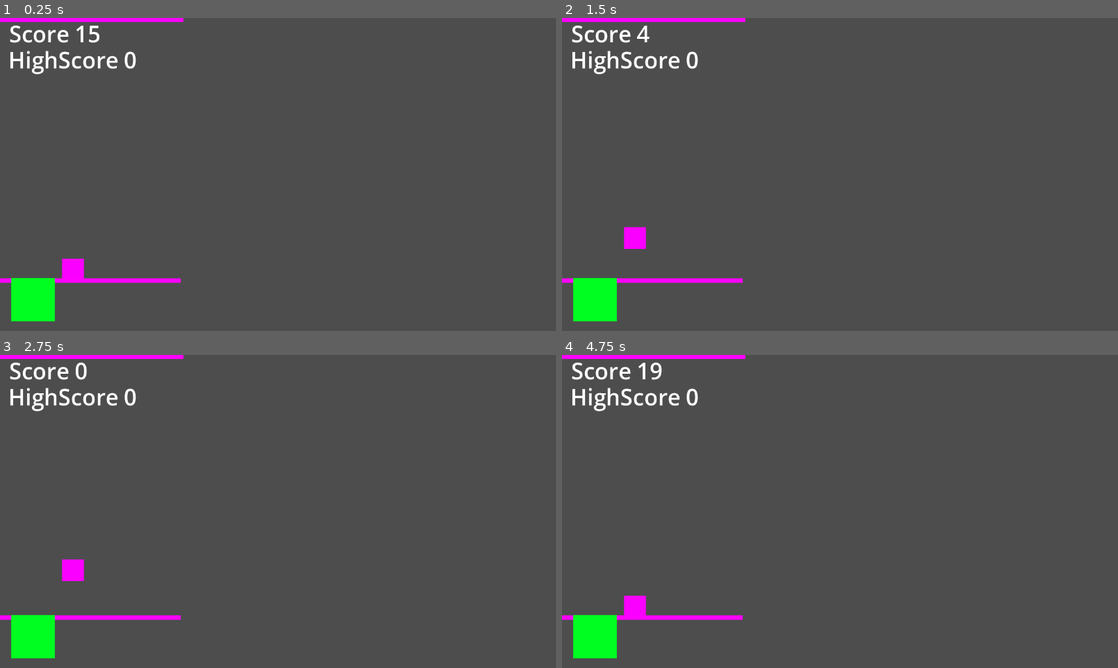
Above: before the commit, frames 1-4 (two rows, left to right).
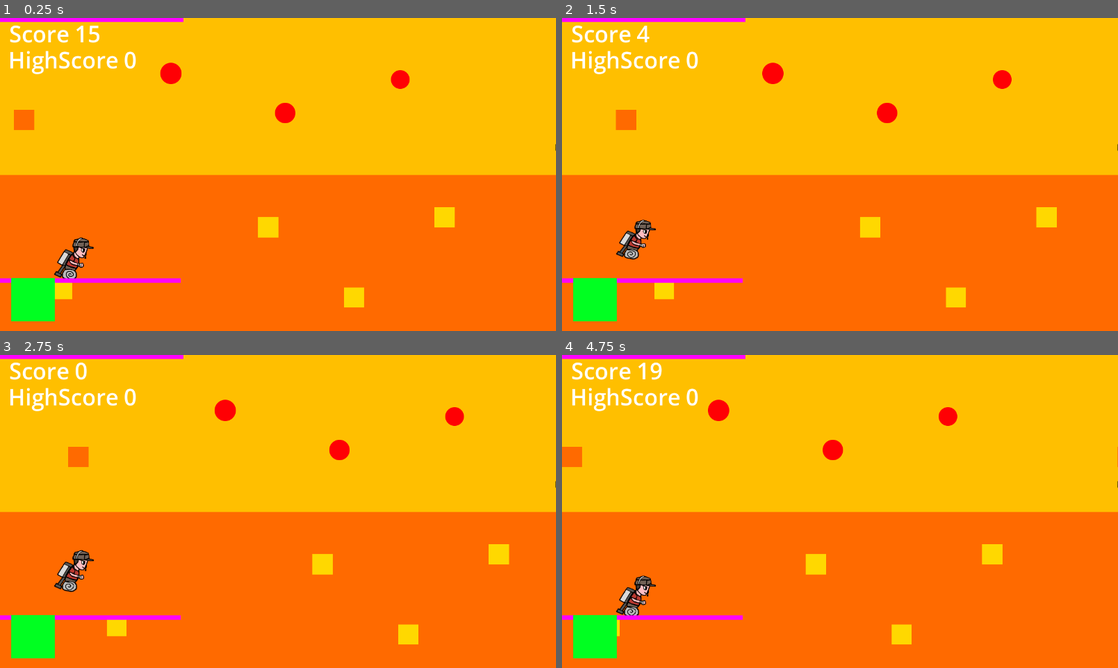
Above: after the commit, the same moments.

Repository: JeffTheCbI4/2FortSprint
Game: Godot game, scene res://scenes/game.tscn
Same seed, same stepped clock (60 frames per second), same inputs: the game is played once before the commit and once after it.
Inputs:
- Up to frame 1 (0.25 s): no input
- Up to frame 2 (1.5 s): hold R 0.53-1.28 s; tap Space at 0.77 s; tap Enter at 1.25 s; tap R at 1.35 s
- Up to frame 3 (2.75 s): tap Space at 1.52 s; hold R from 2.03 s (still down)
- Up to frame 4 (4.75 s): tap Space at 2.75, 3.02, 3.77, 4.52 s; release R at 2.78 s; tap R at 2.85, 4.35 s; hold R 3.53-4.28 s; tap Enter at 4.25 s

The runs differ from the first frame. In frame 1, 98% of the frame differs, in the area x 0-100%, y 0-100%; in frame 2, 98%; in frame 3, 98%; in frame 4, 98%.

Commit message:
Graphics and sound system

Diff:
--- /dev/null
+++ b/audio_manager.gd
@@ -0,0 +1,54 @@
+extends Node2D
+class_name AudioManager
+
+var characters_can_speak = true
+@export var audio_dict: Dictionary
+
+@export var characters_sounds: Dictionary
+
+enum Character { SNIPER, SOLDIER }
+enum CharacterSoundType { WIN, FAIL, CRY }
+
+# Called when the node enters the scene tree for the first time.
+func _ready():
+	EventBus.connect("play_character_sound", play_character_sound)
+	EventBus.connect("play_sound", play_sound)
+	EventBus.connect("play_stream", play_stream)
+	pass # Replace with function body.
+
+
+# Called every frame. 'delta' is the elapsed time since the previous frame.
+func _process(delta):
+	pass
+
+func play_character_sound(character_name:Character, type:CharacterSoundType):
+	if (characters_can_speak):
+		var stream = characters_sounds.get(Character.keys()[character_name]).get(CharacterSoundType.keys()[type])
+		characters_can_speak = false
+		get_node("CharacterAudioCooldown").start()
+		play_stream(stream)
+	pass
+
+func play_sound(name):
+	var stream = audio_dict.get(name)
+	for i in range(1,6):
+		var player = get_node(str("Player",i))
+		if (player && !player.playing):
+			player.stream = stream
+			player.play()
+			break
+	pass
+
+func play_stream(stream):
+	for i in range(1,6):
+		var player = get_node(str("Player",i))
+		if (player && !player.playing):
+			player.stream = stream
+			player.play()
+			break
+	pass
+
+
+func _on_character_audio_cooldown_timeout():
+	characters_can_speak = true
+	pass # Replace with function body.
--- /dev/null
+++ b/audio_manager.tscn
@@ -0,0 +1,76 @@
+[gd_scene load_steps=17 format=3 uid="uid://ck6cotaesxa8x"]
+
+[ext_resource type="Script" path="res://audio_manager.gd" id="1_5dyp1"]
+[ext_resource type="AudioStream" uid="uid://ct7xrv1taii2v" path="res://audio/sniper/sniper_ahh_piss.mp3" id="1_75xlu"]
+[ext_resource type="AudioStream" uid="uid://dwiarv0j21wdc" path="res://audio/sniper/sniper_autodejectedtie03.mp3" id="2_hyaur"]
+[ext_resource type="AudioStream" uid="uid://cdd3kgganwiw7" path="res://audio/sniper/sniper_spit.mp3" id="4_3y4sf"]
+[ext_resource type="AudioStream" uid="uid://myi2wskmfpxj" path="res://audio/sniper/sniper_laughevil03.mp3" id="5_0gvn0"]
+[ext_resource type="AudioStream" uid="uid://cxkgnfi5o41yv" path="res://audio/sniper/sniper_laughlong01.mp3" id="6_jmam2"]
+[ext_resource type="AudioStream" uid="uid://xov17fe8m82g" path="res://audio/sniper/sniper_laughlong02.mp3" id="7_iig1d"]
+[ext_resource type="AudioStream" uid="uid://c7w27hmekg7qf" path="res://audio/sniper/sniper_standing_still.mp3" id="8_5oaq1"]
+[ext_resource type="AudioStream" uid="uid://cfo2c1tw8jvf3" path="res://audio/soldier/soldier_if_you_know.wav" id="9_3vock"]
+[ext_resource type="AudioStream" uid="uid://besvgcy4kduq6" path="res://audio/soldier/soldier_screaming_eagles.mp3" id="10_631ty"]
+[ext_resource type="AudioStream" uid="uid://bkqfj1bb5iugo" path="res://audio/soldier/soldier_battlecry01.mp3" id="11_knvxs"]
+
+[sub_resource type="AudioStreamRandomizer" id="AudioStreamRandomizer_7x313"]
+streams_count = 2
+stream_0/stream = ExtResource("1_75xlu")
+stream_0/weight = 1.0
+stream_1/stream = ExtResource("2_hyaur")
+stream_1/weight = 1.0
+
+[sub_resource type="AudioStreamRandomizer" id="AudioStreamRandomizer_5vcuy"]
+streams_count = 5
+stream_0/stream = ExtResource("5_0gvn0")
+stream_0/weight = 1.0
+stream_1/stream = ExtResource("6_jmam2")
+stream_1/weight = 1.0
+stream_2/stream = ExtResource("7_iig1d")
+stream_2/weight = 1.0
+stream_3/stream = ExtResource("4_3y4sf")
+stream_3/weight = 1.0
+stream_4/stream = ExtResource("8_5oaq1")
+stream_4/weight = 1.0
+
+[sub_resource type="AudioStreamRandomizer" id="AudioStreamRandomizer_r4btf"]
+
+[sub_resource type="AudioStreamRandomizer" id="AudioStreamRandomizer_s6dxu"]
+
+[sub_resource type="AudioStreamRandomizer" id="AudioStreamRandomizer_o3r2h"]
+streams_count = 3
+stream_0/stream = ExtResource("9_3vock")
+stream_0/weight = 1.0
+stream_1/stream = ExtResource("10_631ty")
+stream_1/weight = 1.0
+stream_2/stream = ExtResource("11_knvxs")
+stream_2/weight = 1.0
+
+[node name="AudioManager" type="Node2D"]
+script = ExtResource("1_5dyp1")
+characters_sounds = {
+"SNIPER": {
+"FAIL": SubResource("AudioStreamRandomizer_7x313"),
+"WIN": SubResource("AudioStreamRandomizer_5vcuy")
+},
+"SOLDIER": {
+"CRY": SubResource("AudioStreamRandomizer_o3r2h"),
+"FAIL": SubResource("AudioStreamRandomizer_r4btf"),
+"WIN": SubResource("AudioStreamRandomizer_s6dxu")
+}
+}
+
+[node name="Player1" type="AudioStreamPlayer2D" parent="."]
+
+[node name="Player2" type="AudioStreamPlayer2D" parent="."]
+
+[node name="Player3" type="AudioStreamPlayer2D" parent="."]
+
+[node name="Player4" type="AudioStreamPlayer2D" parent="."]
+
+[node name="Player5" type="AudioStreamPlayer2D" parent="."]
+
+[node name="CharacterAudioCooldown" type="Timer" parent="."]
+wait_time = 5.0
+one_shot = true
+
+[connection signal="timeout" from="CharacterAudioCooldown" to="." method="_on_character_audio_cooldown_timeout"]
--- a/event_bus.gd
+++ b/event_bus.gd
@@ -3,6 +3,9 @@
 signal player_died
 signal set_game_scene(scene_name)
 signal player_lost_life(current_life)
+signal play_character_sound(character_name,)
+signal play_sound(sound_name)
+signal play_stream(stream)
 
 # Called when the node enters the scene tree for the first time.
 func _ready():
--- a/scenes/ObstacleGenerator.gd
+++ b/scenes/ObstacleGenerator.gd
@@ -13,9 +13,6 @@
 # Called every frame. 'delta' is the elapsed time since the previous frame.
 func _process(delta):
 	_progress()
-	var randomNum = randi_range(0,100)
-	if (randomNum > 99):
-		_generate_obstacle()
 	pass
 
 func _get_current_path_position():
@@ -46,3 +43,8 @@
 func _on_sniper_cooldown_timeout():
 	sniperAllowed = true
 	pass # Replace with function body.
+
+
+func _on_generation_timer_timeout():
+	_generate_obstacle()
+	pass # Replace with function body.
--- a/scenes/Player.gd
+++ b/scenes/Player.gd
@@ -22,6 +22,7 @@
 # Called when the node enters the scene tree for the first time.
 func _ready():
 	Global.player = self
+	get_node("AnimatedSprite2D").play()
 	pass # Replace with function body.
 
 
--- a/scenes/Player.tscn
+++ b/scenes/Player.tscn
@@ -1,19 +1,51 @@
-[gd_scene load_steps=7 format=3 uid="uid://bemh7hd2chnlj"]
+[gd_scene load_steps=17 format=3 uid="uid://bemh7hd2chnlj"]
 
 [ext_resource type="Script" path="res://scenes/Player.gd" id="1_x4ny1"]
-[ext_resource type="Texture2D" uid="uid://dj7dlv0bs1m0x" path="res://art/PlayerAlive.png" id="2_0ami0"]
 [ext_resource type="Texture2D" uid="uid://r0m2pv5s1grs" path="res://art/PlayerDead.png" id="3_4pfsv"]
+[ext_resource type="Texture2D" uid="uid://dvicirvcemeu" path="res://art/scout.png" id="3_cd737"]
+
+[sub_resource type="AtlasTexture" id="AtlasTexture_yabf2"]
+atlas = ExtResource("3_cd737")
+region = Rect2(0, 0, 200, 200)
+
+[sub_resource type="AtlasTexture" id="AtlasTexture_tgdgj"]
+atlas = ExtResource("3_cd737")
+region = Rect2(200, 0, 200, 200)
+
+[sub_resource type="AtlasTexture" id="AtlasTexture_u3m78"]
+atlas = ExtResource("3_cd737")
+region = Rect2(400, 0, 200, 200)
+
+[sub_resource type="AtlasTexture" id="AtlasTexture_nrfrm"]
+atlas = ExtResource("3_cd737")
+region = Rect2(600, 0, 200, 200)
+
+[sub_resource type="AtlasTexture" id="AtlasTexture_3t7t3"]
+atlas = ExtResource("3_cd737")
+region = Rect2(800, 0, 200, 200)
+
+[sub_resource type="AtlasTexture" id="AtlasTexture_6l63s"]
+atlas = ExtResource("3_cd737")
+region = Rect2(1000, 0, 200, 200)
+
+[sub_resource type="AtlasTexture" id="AtlasTexture_vrsv5"]
+atlas = ExtResource("3_cd737")
+region = Rect2(1200, 0, 200, 200)
+
+[sub_resource type="AtlasTexture" id="AtlasTexture_8vpkv"]
+atlas = ExtResource("3_cd737")
+region = Rect2(1400, 0, 200, 200)
+
+[sub_resource type="AtlasTexture" id="AtlasTexture_nf5fv"]
+atlas = ExtResource("3_cd737")
+region = Rect2(1600, 0, 200, 200)
+
+[sub_resource type="AtlasTexture" id="AtlasTexture_cc3n5"]
+atlas = ExtResource("3_cd737")
+region = Rect2(1800, 0, 200, 200)
 
 [sub_resource type="SpriteFrames" id="SpriteFrames_y6gg0"]
 animations = [{
-"frames": [{
-"duration": 1.0,
-"texture": ExtResource("2_0ami0")
-}],
-"loop": true,
-"name": &"alive",
-"speed": 5.0
-}, {
 "frames": [{
 "duration": 1.0,
 "texture": ExtResource("3_4pfsv")
@@ -21,13 +53,48 @@
 "loop": true,
 "name": &"dead",
 "speed": 5.0
+}, {
+"frames": [{
+"duration": 1.0,
+"texture": SubResource("AtlasTexture_yabf2")
+}, {
+"duration": 1.0,
+"texture": SubResource("AtlasTexture_tgdgj")
+}, {
+"duration": 1.0,
+"texture": SubResource("AtlasTexture_u3m78")
+}, {
+"duration": 1.0,
+"texture": SubResource("AtlasTexture_nrfrm")
+}, {
+"duration": 1.0,
+"texture": SubResource("AtlasTexture_3t7t3")
+}, {
+"duration": 1.0,
+"texture": SubResource("AtlasTexture_6l63s")
+}, {
+"duration": 1.0,
+"texture": SubResource("AtlasTexture_vrsv5")
+}, {
+"duration": 1.0,
+"texture": SubResource("AtlasTexture_8vpkv")
+}, {
+"duration": 1.0,
+"texture": SubResource("AtlasTexture_nf5fv")
+}, {
+"duration": 1.0,
+"texture": SubResource("AtlasTexture_cc3n5")
+}],
+"loop": true,
+"name": &"running",
+"speed": 30.0
 }]
 
 [sub_resource type="RectangleShape2D" id="RectangleShape2D_q24j0"]
-size = Vector2(100, 100)
+size = Vector2(124, 196)
 
 [sub_resource type="RectangleShape2D" id="RectangleShape2D_mypb7"]
-size = Vector2(100, 100)
+size = Vector2(76.0259, 212.884)
 
 [node name="Player" type="CharacterBody2D"]
 scale = Vector2(0.5, 0.5)
@@ -43,15 +110,20 @@
 
 [node name="AnimatedSprite2D" type="AnimatedSprite2D" parent="."]
 sprite_frames = SubResource("SpriteFrames_y6gg0")
-animation = &"alive"
+animation = &"running"
+frame = 1
+frame_progress = 0.80408
 
-[node name="CollisionShape2D" type="CollisionShape2D" parent="."]
+[node name="PhysicsShape" type="CollisionShape2D" parent="."]
+position = Vector2(10, 2)
 shape = SubResource("RectangleShape2D_q24j0")
 
 [node name="Area2D" type="Area2D" parent="."]
 collision_mask = 2
 
-[node name="CollisionShape2D" type="CollisionShape2D" parent="Area2D"]
+[node name="Hitbox" type="CollisionShape2D" parent="Area2D"]
+position = Vector2(4.79935, 1.38887)
+rotation = 0.460555
 shape = SubResource("RectangleShape2D_mypb7")
 
 [node name="BulletsCooldown" type="Timer" parent="."]
--- a/scenes/Sniper.gd
+++ b/scenes/Sniper.gd
@@ -10,7 +10,7 @@
 # Called when the node enters the scene tree for the first time.
 func _ready():
 	var target = Global.player
-	print(target)
+	get_node("ReadySound").play()
 	pass # Replace with function body.
 
 
@@ -47,10 +47,12 @@
 
 func _on_shooting_timer_timeout():
 	var ray:RayCast2D = get_node("RayCast2D")
-	print(ray.is_colliding())
-	print(ray.get_collider())
-	print(ray.get_collider())
+	EventBus.emit_signal("play_stream", preload("res://audio/sniper/sniper_shoot.wav"))
 	if (ray.is_colliding() && ray.get_collider() && ray.get_collider().owner is Player):
 		target.lose_life()
+		if (target.current_state == Player.State.DEAD):
+			EventBus.emit_signal("play_character_sound", AudioManager.Character.SNIPER, AudioManager.CharacterSoundType.WIN)
+	else:
+		EventBus.emit_signal("play_character_sound", AudioManager.Character.SNIPER, AudioManager.CharacterSoundType.FAIL)
 	queue_free()
 	pass # Replace with function body.
--- /dev/null
+++ b/scenes/background.gd
@@ -0,0 +1,22 @@
+extends Node2D
+
+signal background_entered_screen(background)
+
+# Called when the node enters the scene tree for the first time.
+func _ready():
+	pass # Replace with function body.
+
+
+# Called every frame. 'delta' is the elapsed time since the previous frame.
+func _process(delta):
+	pass
+
+
+func _on_visible_on_screen_notifier_2d_screen_exited():
+	queue_free()
+	pass # Replace with function body.
+
+
+func _on_visible_on_screen_notifier_2d_screen_entered():
+	emit_signal("background_entered_screen", self)
+	pass # Replace with function body.
--- /dev/null
+++ b/scenes/background.tscn
@@ -0,0 +1,17 @@
+[gd_scene load_steps=3 format=3 uid="uid://u8yytckds2ub"]
+
+[ext_resource type="Script" path="res://scenes/background.gd" id="1_0bx4w"]
+[ext_resource type="Texture2D" uid="uid://dpyqb6ulw7jry" path="res://art/Background.png" id="1_6w23x"]
+
+[node name="Background" type="Node2D"]
+position = Vector2(640, 360)
+script = ExtResource("1_0bx4w")
+
+[node name="Sprite2D" type="Sprite2D" parent="."]
+texture = ExtResource("1_6w23x")
+
+[node name="VisibleOnScreenNotifier2D" type="VisibleOnScreenNotifier2D" parent="."]
+rect = Rect2(-650, -370, 1300, 740)
+
+[connection signal="screen_entered" from="VisibleOnScreenNotifier2D" to="." method="_on_visible_on_screen_notifier_2d_screen_entered"]
+[connection signal="screen_exited" from="VisibleOnScreenNotifier2D" to="." method="_on_visible_on_screen_notifier_2d_screen_exited"]
--- /dev/null
+++ b/scenes/background_generator.gd
@@ -0,0 +1,25 @@
+extends Node2D
+
+@export var background_speed: float
+@export var is_running: bool
+
+# Called when the node enters the scene tree for the first time.
+func _ready():
+	pass # Replace with function body.
+
+
+# Called every frame. 'delta' is the elapsed time since the previous frame.
+func _process(delta):
+	if (is_running):
+		for child in get_children():
+			child.global_position += Vector2(-1, 0) * background_speed * delta
+	pass
+
+
+func _on_background_entered_screen(background):
+	var new_background = preload("res://scenes/background.tscn").instantiate()
+	new_background.connect("background_entered_screen", _on_background_entered_screen)
+	add_child(new_background)
+	new_background.global_position = background.global_position + Vector2(1280, 0)
+
+	pass # Replace with function body.
--- /dev/null
+++ b/scenes/background_generator.tscn
@@ -0,0 +1,15 @@
+[gd_scene load_steps=3 format=3 uid="uid://dqyu7e6230kep"]
+
+[ext_resource type="Script" path="res://scenes/background_generator.gd" id="1_ae5o1"]
+[ext_resource type="PackedScene" uid="uid://u8yytckds2ub" path="res://scenes/background.tscn" id="1_owdfl"]
+
+[node name="BackgroundGenerator" type="Node2D"]
+position = Vector2(1920, 360)
+script = ExtResource("1_ae5o1")
+background_speed = 500.0
+is_running = true
+
+[node name="Background" parent="." instance=ExtResource("1_owdfl")]
+position = Vector2(-1280, 0)
+
+[connection signal="background_entered_screen" from="Background" to="." method="_on_background_entered_screen"]
--- a/scenes/bullet.tscn
+++ b/scenes/bullet.tscn
@@ -9,7 +9,7 @@
 [node name="Bullet" type="Area2D"]
 scale = Vector2(3, 3)
 collision_layer = 4
-collision_mask = 3
+collision_mask = 2
 script = ExtResource("1_d7jpj")
 speed = 500.0
 
--- a/scenes/obstacle_generator.tscn
+++ b/scenes/obstacle_generator.tscn
@@ -28,4 +28,9 @@
 wait_time = 10.0
 one_shot = true
 
+[node name="GenerationTimer" type="Timer" parent="."]
+wait_time = 2.0
+autostart = true
+
 [connection signal="timeout" from="SniperCooldown" to="." method="_on_sniper_cooldown_timeout"]
+[connection signal="timeout" from="GenerationTimer" to="." method="_on_generation_timer_timeout"]
--- a/scenes/obstacles/AimingObstacle.gd
+++ b/scenes/obstacles/AimingObstacle.gd
@@ -10,6 +10,7 @@
 # Called when the node enters the scene tree for the first time.
 func _ready():
 	target = Global.player
+	EventBus.emit_signal("play_stream", preload("res://audio/soldier/rocket_blackbox_shoot.wav"))
 	pass # Replace with function body.
 
 
--- a/scenes/obstacles/aiming_obstacle.tscn
+++ b/scenes/obstacles/aiming_obstacle.tscn
@@ -1,12 +1,47 @@
-[gd_scene load_steps=4 format=3 uid="uid://b8esc713idmvi"]
+[gd_scene load_steps=10 format=3 uid="uid://b8esc713idmvi"]
 
 [ext_resource type="Script" path="res://scenes/obstacles/AimingObstacle.gd" id="1_dt2py"]
+[ext_resource type="Texture2D" uid="uid://bhs5usfomqdix" path="res://art/rocket.png" id="2_736bg"]
+[ext_resource type="AudioStream" uid="uid://b6vlyqydxn3gf" path="res://audio/soldier/rocket_blackbox_shoot.wav" id="3_bwoyn"]
 
 [sub_resource type="RectangleShape2D" id="RectangleShape2D_xha14"]
-size = Vector2(60, 20)
+size = Vector2(120, 30)
 
-[sub_resource type="PlaceholderTexture2D" id="PlaceholderTexture2D_kngac"]
-size = Vector2(60, 20)
+[sub_resource type="AtlasTexture" id="AtlasTexture_1h63w"]
+atlas = ExtResource("2_736bg")
+region = Rect2(0, 0, 120, 40)
+
+[sub_resource type="AtlasTexture" id="AtlasTexture_v6bk8"]
+atlas = ExtResource("2_736bg")
+region = Rect2(120, 0, 120, 40)
+
+[sub_resource type="AtlasTexture" id="AtlasTexture_i2n23"]
+atlas = ExtResource("2_736bg")
+region = Rect2(240, 0, 120, 40)
+
+[sub_resource type="AtlasTexture" id="AtlasTexture_cgfvp"]
+atlas = ExtResource("2_736bg")
+region = Rect2(360, 0, 120, 40)
+
+[sub_resource type="SpriteFrames" id="SpriteFrames_2evn3"]
+animations = [{
+"frames": [{
+"duration": 1.0,
+"texture": SubResource("AtlasTexture_1h63w")
+}, {
+"duration": 1.0,
+"texture": SubResource("AtlasTexture_v6bk8")
+}, {
+"duration": 1.0,
+"texture": SubResource("AtlasTexture_i2n23")
+}, {
+"duration": 1.0,
+"texture": SubResource("AtlasTexture_cgfvp")
+}],
+"loop": true,
+"name": &"default",
+"speed": 30.0
+}]
 
 [node name="AimingObstacle" type="Area2D"]
 collision_layer = 2
@@ -19,11 +54,16 @@
 [node name="CollisionShape2D" type="CollisionShape2D" parent="."]
 shape = SubResource("RectangleShape2D_xha14")
 
-[node name="Sprite2D" type="Sprite2D" parent="."]
-texture = SubResource("PlaceholderTexture2D_kngac")
+[node name="Sprite2D" type="AnimatedSprite2D" parent="."]
+sprite_frames = SubResource("SpriteFrames_2evn3")
+frame = 2
+frame_progress = 0.460313
 
 [node name="VisibleOnScreenNotifier2D" type="VisibleOnScreenNotifier2D" parent="."]
-rect = Rect2(-30, -10, 60, 20)
+rect = Rect2(-60, -15, 120, 30)
+
+[node name="FireSound" type="AudioStreamPlayer2D" parent="."]
+stream = ExtResource("3_bwoyn")
 
 [connection signal="area_entered" from="." to="." method="_on_area_entered"]
 [connection signal="body_entered" from="." to="." method="_on_body_entered"]
--- a/scenes/obstacles/moving_obstacle.tscn
+++ b/scenes/obstacles/moving_obstacle.tscn
@@ -19,7 +19,7 @@
 curve = SubResource("Curve2D_ue44o")
 script = ExtResource("1_xyiqs")
 progress_speed = 400.0
-moving_speed = 400.0
+moving_speed = 500.0
 
 [node name="PathFollow2D" type="PathFollow2D" parent="."]
 rotation = 1.5708
--- a/scenes/playground.tscn
+++ b/scenes/playground.tscn
@@ -1,15 +1,19 @@
-[gd_scene load_steps=7 format=3 uid="uid://dp7hykj2x0s6y"]
+[gd_scene load_steps=9 format=3 uid="uid://dp7hykj2x0s6y"]
 
 [ext_resource type="Script" path="res://scenes/playground.gd" id="1_2nymt"]
 [ext_resource type="PackedScene" uid="uid://bemh7hd2chnlj" path="res://scenes/Player.tscn" id="1_qv6v6"]
+[ext_resource type="PackedScene" uid="uid://dqyu7e6230kep" path="res://scenes/background_generator.tscn" id="2_0p2cx"]
 [ext_resource type="PackedScene" uid="uid://t3hqd341ct5" path="res://scenes/obstacle_generator.tscn" id="2_08xgw"]
 [ext_resource type="PackedScene" uid="uid://b8esc713idmvi" path="res://scenes/obstacles/aiming_obstacle.tscn" id="2_k4d5x"]
 [ext_resource type="PackedScene" uid="uid://df68vq3gn825x" path="res://scenes/floor.tscn" id="3_22sj6"]
 [ext_resource type="PackedScene" uid="uid://b14pld32g3be" path="res://scenes/game_interface.tscn" id="3_nljyv"]
+[ext_resource type="PackedScene" uid="uid://ck6cotaesxa8x" path="res://audio_manager.tscn" id="8_ihwcr"]
 
 [node name="Playground" type="Node"]
 script = ExtResource("1_2nymt")
 is_incrementing_score = true
+
+[node name="BackgroundGenerator" parent="." instance=ExtResource("2_0p2cx")]
 
 [node name="Player" parent="." instance=ExtResource("1_qv6v6")]
 position = Vector2(168, 495)
@@ -23,11 +27,11 @@
 position = Vector2(1339, 298)
 angular_speed = 0.02
 
+[node name="ObstacleGenerator" parent="." instance=ExtResource("2_08xgw")]
+position = Vector2(1381, 71)
+
 [node name="Floor" parent="." instance=ExtResource("3_22sj6")]
 position = Vector2(166, 604)
-
-[node name="ObstacleGenerator" parent="." instance=ExtResource("2_08xgw")]
-position = Vector2(1381, 71)
 
 [node name="GameInterface" parent="." instance=ExtResource("3_nljyv")]
 
@@ -35,4 +39,7 @@
 position = Vector2(172, 4)
 rotation = 3.14159
 
+[node name="AudioManager" parent="." instance=ExtResource("8_ihwcr")]
+position = Vector2(1381, 355)
+
 [connection signal="player_died" from="Player" to="." method="_on_player_player_died"]
--- a/scenes/sniper.tscn
+++ b/scenes/sniper.tscn
@@ -1,6 +1,15 @@
-[gd_scene load_steps=2 format=3 uid="uid://byqkcy3lapy3u"]
+[gd_scene load_steps=5 format=3 uid="uid://byqkcy3lapy3u"]
 
 [ext_resource type="Script" path="res://scenes/Sniper.gd" id="1_cb0ux"]
+[ext_resource type="AudioStream" uid="uid://hiw3y1n3o76g" path="res://audio/sniper/sniper_steady.mp3" id="2_x245n"]
+[ext_resource type="AudioStream" uid="uid://jcr4msui6i8n" path="res://audio/sniper/sniper_steady2.mp3" id="3_naqev"]
+
+[sub_resource type="AudioStreamRandomizer" id="AudioStreamRandomizer_quk04"]
+streams_count = 2
+stream_0/stream = ExtResource("2_x245n")
+stream_0/weight = 1.0
+stream_1/stream = ExtResource("3_naqev")
+stream_1/weight = 1.0
 
 [node name="Sniper" type="Node2D"]
 rotation = 1.5708
@@ -21,4 +30,7 @@
 [node name="ShootingTimer" type="Timer" parent="."]
 one_shot = true
 
+[node name="ReadySound" type="AudioStreamPlayer2D" parent="."]
+stream = SubResource("AudioStreamRandomizer_quk04")
+
 [connection signal="timeout" from="ShootingTimer" to="." method="_on_shooting_timer_timeout"]
Binary file added: art/Background.png
Not shown, added: art/Background.png.import
Binary file added: art/rocket.png
Not shown, added: art/rocket.png.import
Binary file added: art/scout.png
Not shown, added: art/scout.png.import
Not shown, added: audio/sniper/sniper_ahh_piss.mp3.import
Not shown, added: audio/sniper/sniper_autodejectedtie03.mp3.import
Not shown, added: audio/sniper/sniper_laughevil03.mp3.import
Not shown, added: audio/sniper/sniper_laughlong01.mp3.import
Not shown, added: audio/sniper/sniper_laughlong02.mp3.import
Not shown, added: audio/sniper/sniper_shoot.wav.import
(and 26 more such lines)
